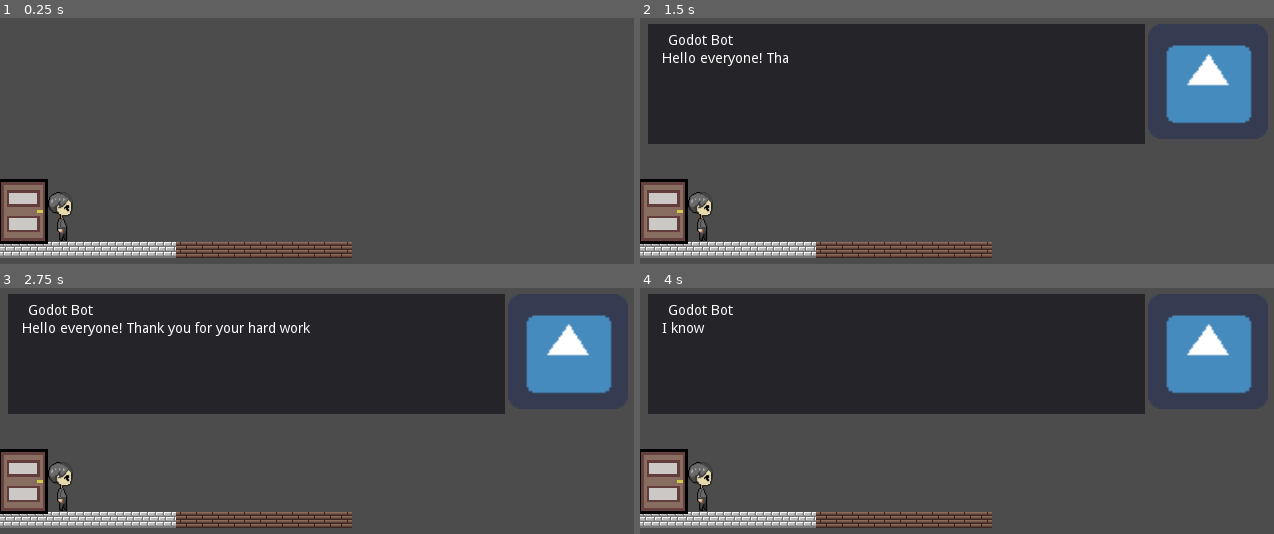
Above: before the commit, frames 1-4 (two rows, left to right).
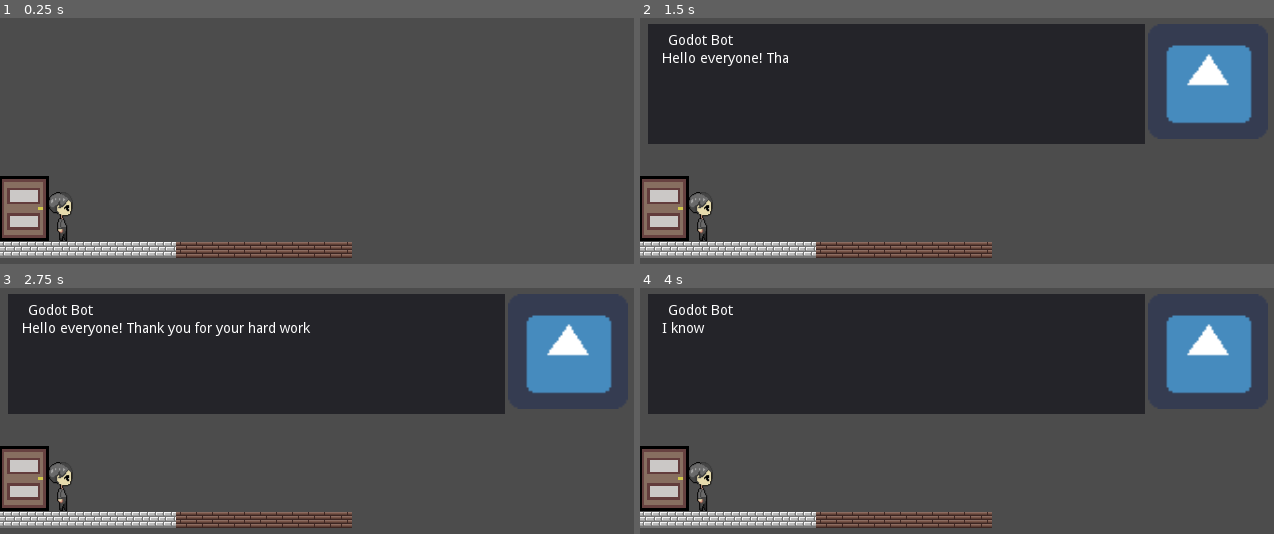
Above: after the commit, the same moments.

Repository: bkuon/Reverie
Game: Godot game, scene res://world2.tscn
Same seed, same stepped clock (60 frames per second), same inputs: the game is played once before the commit and once after it. This scene is started directly instead of the project's main scene. The engine's default icon, where the game draws it, is replaced by a stand-in: a white triangle on a blue panel in a dark square.
Inputs:
- Up to frame 1 (0.25 s): no input
- Up to frame 2 (1.5 s): tap Enter at 0.5 s; hold Right (ui_right) 0.53-1.28 s; tap A (enter_door, bound only after the commit) at 0.6 s; tap Space at 1.25 s; hold Down (ui_down) from 1.28 s (still down); tap Z (interact) at 1.35 s
- Up to frame 3 (2.75 s): tap A (enter_door, bound only after the commit) at 1.55, 2.1 s; tap Enter at 2 s; release Down (ui_down) at 2.03 s; hold Right (ui_right) from 2.03 s (still down)
- Up to frame 4 (4 s): tap Space at 2.75 s; release Right (ui_right) at 2.78 s; hold Up (ui_up) 2.78-3.53 s; tap A (enter_door, bound only after the commit) at 2.85, 3.8 s; tap Enter at 3.5 s; hold Left (ui_left) from 3.53 s (still down); tap Z (interact) at 3.6 s

The runs differ from the first frame. In frame 1, 1.0% of the frame differs, in the area x 0-8%, y 64-92%; in frame 2, 1.0%; in frame 3, 1.0%; in frame 4, 1.0%.

Commit message:
Can enter door to world2, but not come back yet

Diff:
--- a/project.godot
+++ b/project.godot
@@ -47,6 +47,11 @@
 "events": [ Object(InputEventKey,"resource_local_to_scene":false,"resource_name":"","device":0,"alt":false,"shift":false,"control":false,"meta":false,"command":false,"pressed":false,"scancode":90,"unicode":0,"echo":false,"script":null)
  ]
 }
+enter_door={
+"deadzone": 0.5,
+"events": [ Object(InputEventKey,"resource_local_to_scene":false,"resource_name":"","device":0,"alt":false,"shift":false,"control":false,"meta":false,"command":false,"pressed":false,"scancode":65,"unicode":0,"echo":false,"script":null)
+ ]
+}
 
 [rendering]
 
--- a/world2.tscn
+++ b/world2.tscn
@@ -17,5 +17,5 @@
 position = Vector2( 60.6777, 214.684 )
 
 [node name="Door" parent="." instance=ExtResource( 3 )]
-position = Vector2( 23.2686, 207.094 )
+position = Vector2( 23.932, 204.44 )
 world_scene = ""
